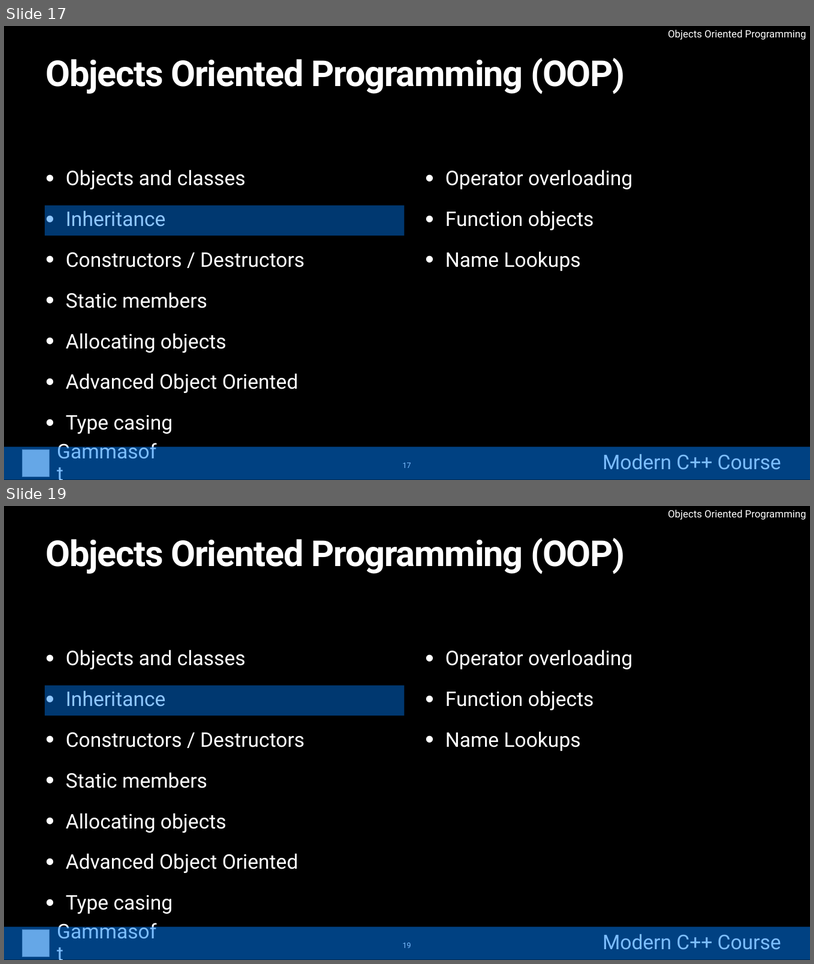
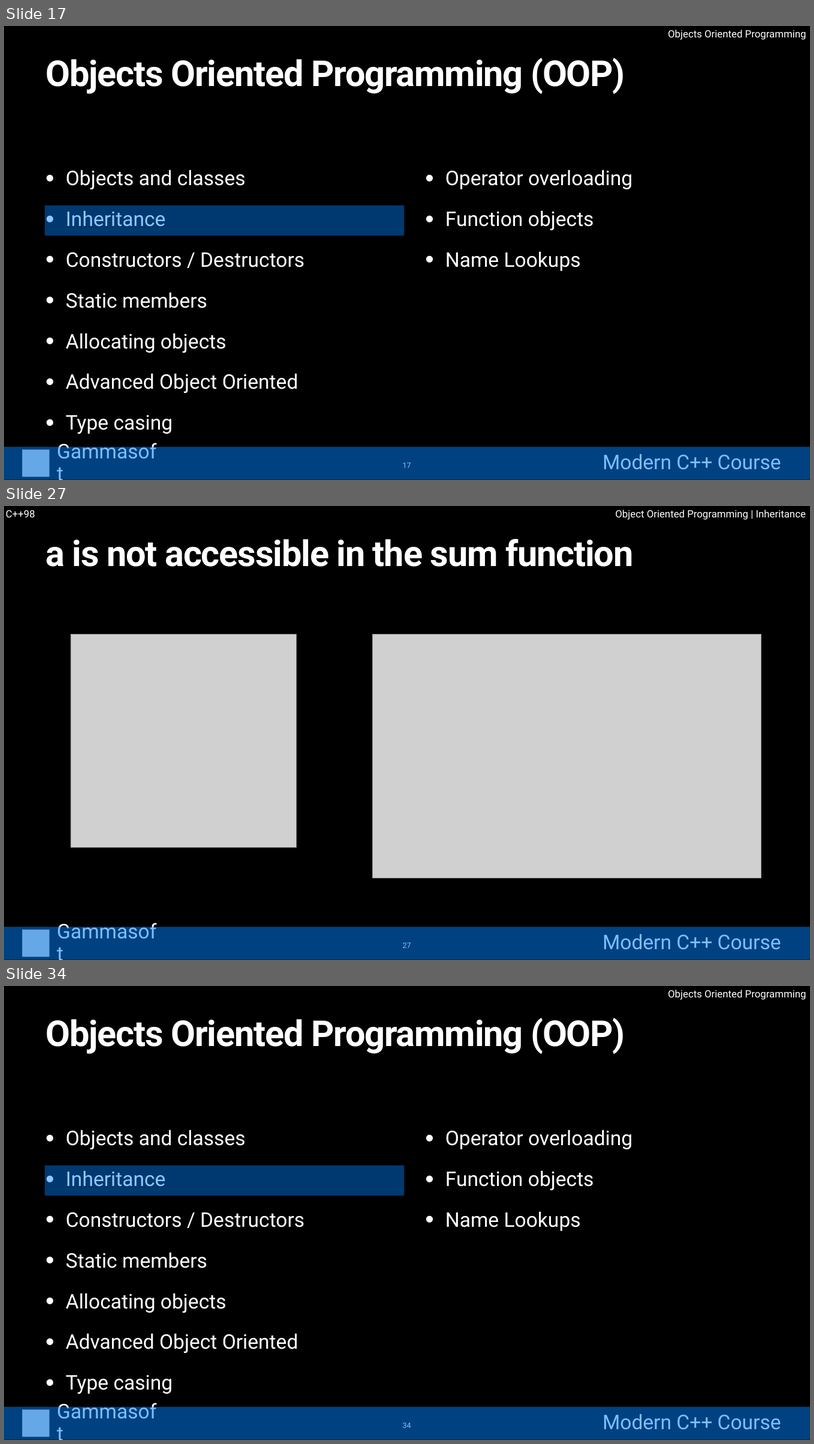
Before and after one commit to gammasoft71/cpp_modern_course, a slide deck: course/powerpoints/object_oriented_programming.pptx. Shown one above the other, each under a label of ours: slides 17 and 19 before the commit, slides 17, 27 and 34 after it; the slides between them are not shown. The pictures are 814x964 and 814x1444 pixels, drawn with LibreOffice and Linux fonts; fonts in the diff are those of the drawing; grey boxes stand for pictures. Boxes give left, top, right and bottom in pixels: in the first picture for what was removed or moved away, otherwise in the second. Text is boxed around its words. In the diff, an @@ line names an element or a change of style, - is before the commit and + after.

```diff
--- a/course/powerpoints/object_oriented_programming.pptx
+++ b/course/powerpoints/object_oriented_programming.pptx
@@ slide 27 added at [4,506,810,960], background #000000 @@
@@ text added at [6,510,35,517], 24 pt, text #FFFFFF @@
+C++98
@@ text added at [615,510,806,520], 24 pt, text #FFFFFF @@
+Object Oriented Programming | Inheritance
@@ title added at [45,538,634,567], 85 pt, text #FFFFFF, bold @@
+a is not accessible in the sum function
@@ picture added at [71,634,296,847] @@
@@ picture added at [372,634,761,877] @@
@@ group added at [4,926,810,959]: 2 texts, 1 picture, 1 rectangle @@
+Gammasoft
+Modern C++ Course
@@ page number added at [403,942,411,948], 18 pt, text #FFFFFF @@
+27
@@ what was slide 19 is now slide 34 @@
@@ page number at [403,1422,411,1428]: text changed @@
-19
+34
```
Also in this commit, not shown: 4 slides changed, 14 other slides added.
